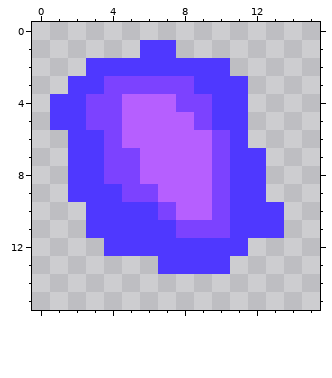
Pixel-art sprite -- android/assets/textures/block-cracked.png. The picture above was drawn from the file before the commit.
The file is 16x16 pixels.
After:
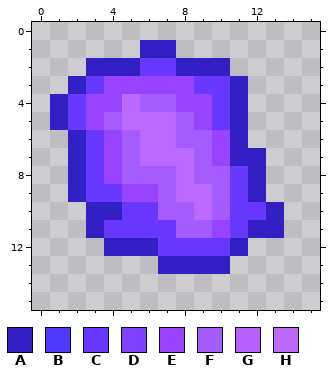
Palette (. is transparent): A #3320c4  B #4f38ff  C #6738ff  D #7c42ff  E #9743ff  F #a45bff  G #b65fff  H #bd68ff
Log entry: Updated lava blocks
The exact change:
Changed rows in their new state; - is an unchanged pixel.
first column x 1:
 1 -----AA------
 2 --AAACCAAA---
 3 -ACEEEEECCA--
 4 ACEEHFFEECA--
 5 ACEFHHHFECA--
 6 -ACEFHHFFEA--
 7 -ACEFHHHFEAA-
 8 -ACEFFFHFFCA-
 9 -ACCEEFHHFCA-
10 --AACCFFHFCCA
11 --ACCCCFFECAA
12 ---AAACCCCA--
13 ------AAAA---
Boxes around the changes in both pictures, in picture pixels (x1, y1, x2, y2):
changed: (50, 40, 284, 274)
